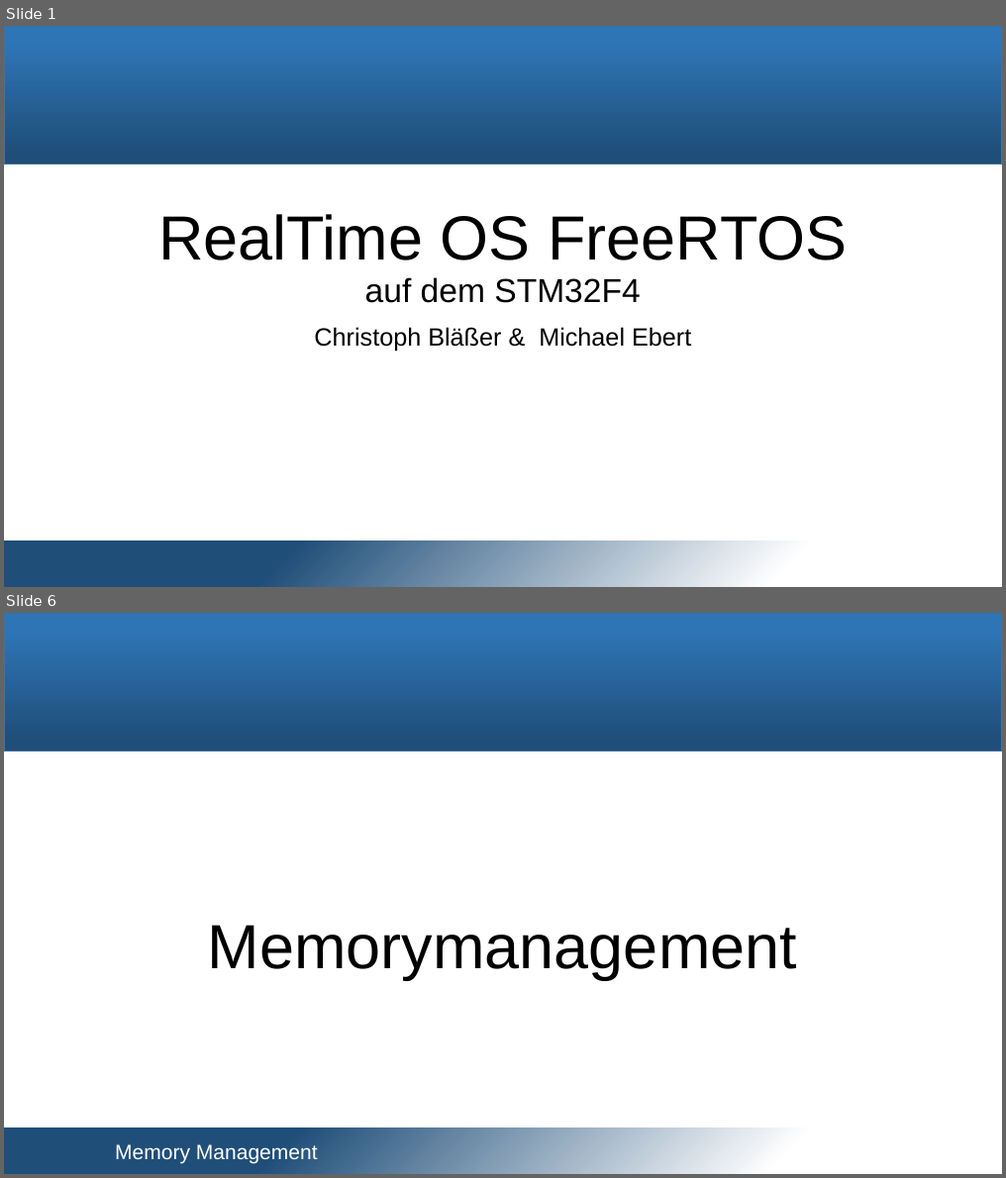
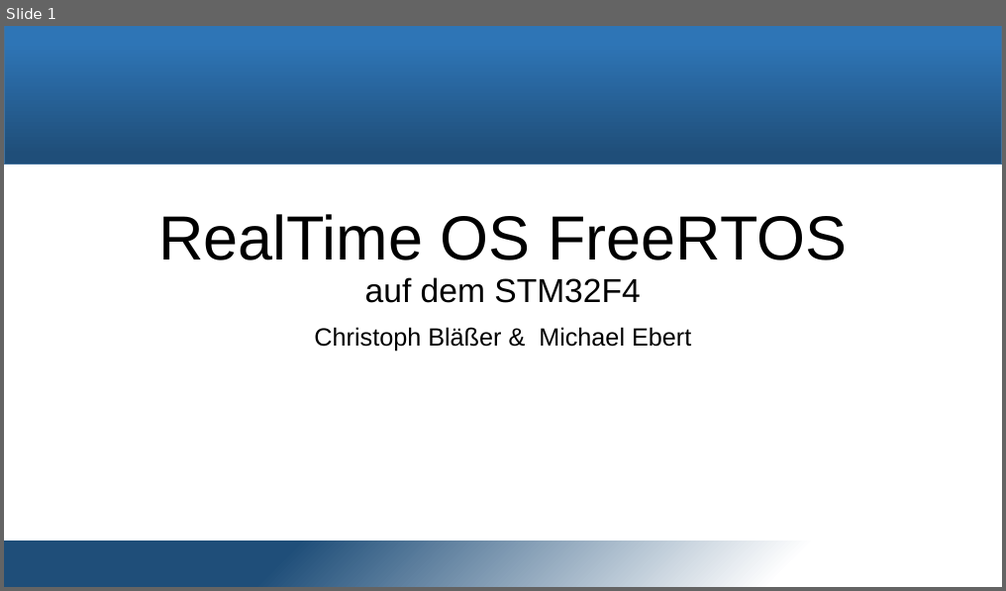
Before and after one commit to snobz/Seminar_BS_2017, a slide deck: Päsi/Seminar Betriebssysteme.pptx. Shown one above the other, each under a label of ours: slides 1 and 6 before the commit, slide 1 after it; the slides between them are not shown. The pictures are 1006x1178 and 1006x591 pixels, drawn with LibreOffice and Linux fonts; fonts in the diff are those of the drawing; background and template pictures are left out. Boxes give left, top, right and bottom in pixels: in the first picture for what was removed or moved away, otherwise in the second. Text is boxed around its words. In the diff, an @@ line names an element or a change of style, - is before the commit and + after.

Commit message:
memory management

```diff
--- a/Päsi/Seminar Betriebssysteme.pptx
+++ b/Päsi/Seminar Betriebssysteme.pptx
@@ slide 6 removed at bbox=[4, 613, 1002, 1174], background #FFFFFF; not listed: 2 template elements that a slide beside it also shows @@
@@ title removed at bbox=[208, 925, 797, 980] @@
-Memorymanagement
@@ text removed at bbox=[115, 1145, 318, 1164] @@
-Memory Management
```
Also in this commit, not shown: 6 slides added, 11 other slides removed, 3 other files.
